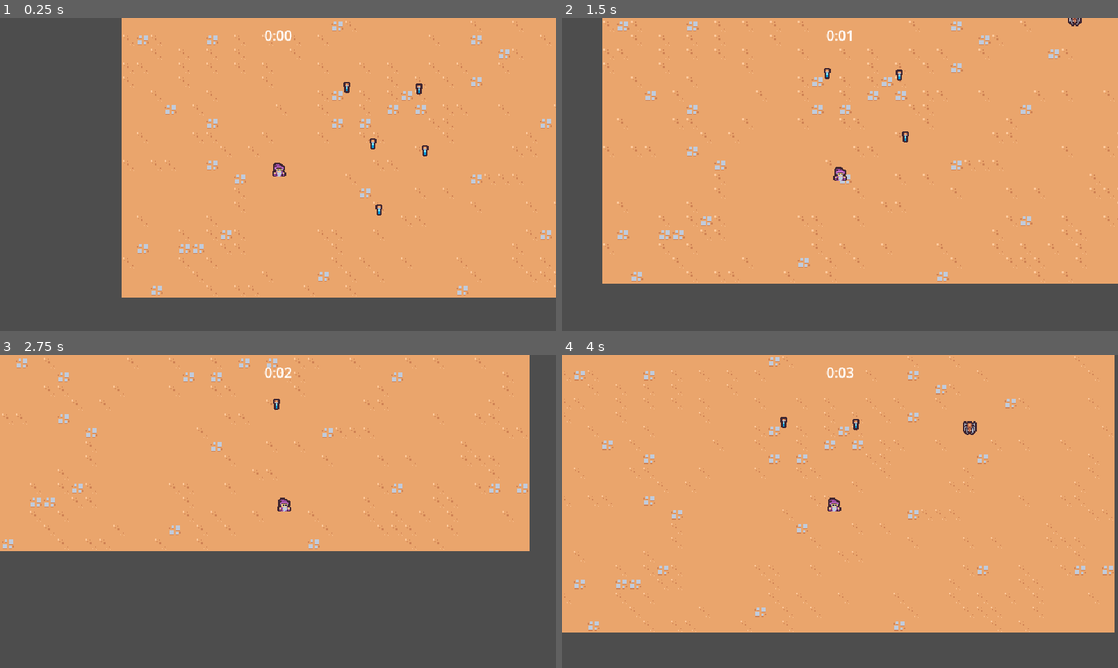
Above: before the commit, frames 1-4 (two rows, left to right).
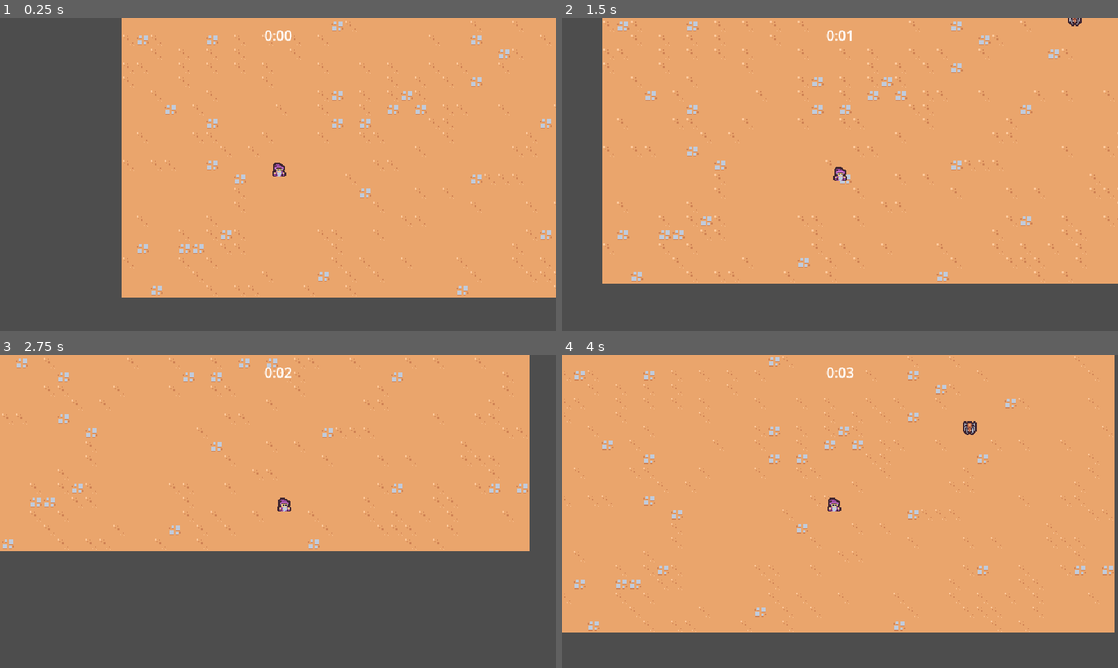
Above: after the commit, the same moments.

Repository: RdotSilva/Godot-2D-Survivor
Game: Godot game, scene res://scenes/main/main.tscn
Two runs of this game, one before a commit and one after it. Both use one fixed random seed, a clock stepped at 60 frames per second and the inputs below.
Inputs:
- Up to frame 1 (0.25 s): no input
- Up to frame 2 (1.5 s): hold D (move_right) 0.53-1.28 s; hold S (move_down) from 1.28 s (still down)
- Up to frame 3 (2.75 s): release S (move_down) at 2.03 s; hold D (move_right) from 2.03 s (still down)
- Up to frame 4 (4 s): release D (move_right) at 2.78 s; hold W (move_up) 2.78-3.53 s; hold A (move_left) from 3.53 s (still down)

The runs differ from the first frame. In frame 1, 0.2% of the frame differs, in the area x 61-78%, y 20-64%; in frame 2, 0.1%; in frame 3, less than 0.1%; in frame 4, less than 0.1%.
Error in both runs: Invalid access to property or key 'died' on a base object of type 'Nil'. (res://scenes/component/vial_drop_component.gd:7)

Commit message:
Remove hard coded vials

Diff:
--- a/scenes/main/main.tscn
+++ b/scenes/main/main.tscn
@@ -7,7 +7,6 @@
 [ext_resource type="TileSet" uid="uid://b5b2ow5nthbsr" path="res://resources/tileset.tres" id="1_x1fco"]
 [ext_resource type="PackedScene" uid="uid://bhpnlppfv4wp0" path="res://scenes/manager/arena_time_manager.tscn" id="2_fysgd"]
 [ext_resource type="PackedScene" uid="uid://djcojchvbuisf" path="res://scenes/manager/experience_manager.tscn" id="4_uktvm"]
-[ext_resource type="PackedScene" uid="uid://db8y40fiombk3" path="res://scenes/game_object/experience_vial/experience_vial.tscn" id="7_76gx4"]
 
 [node name="Main" type="Node"]
 
@@ -29,18 +28,3 @@
 
 [node name="Player" parent="." instance=ExtResource("1_grfab")]
 position = Vector2(181, 229)
-
-[node name="ExperienceVial" parent="." instance=ExtResource("7_76gx4")]
-position = Vector2(289, 191)
-
-[node name="ExperienceVial2" parent="." instance=ExtResource("7_76gx4")]
-position = Vector2(342, 128)
-
-[node name="ExperienceVial3" parent="." instance=ExtResource("7_76gx4")]
-position = Vector2(296, 267)
-
-[node name="ExperienceVial4" parent="." instance=ExtResource("7_76gx4")]
-position = Vector2(349, 199)
-
-[node name="ExperienceVial5" parent="." instance=ExtResource("7_76gx4")]
-position = Vector2(259, 126)
Not shown: 1 places in scenes/main/main.tscn that only renumber resources
